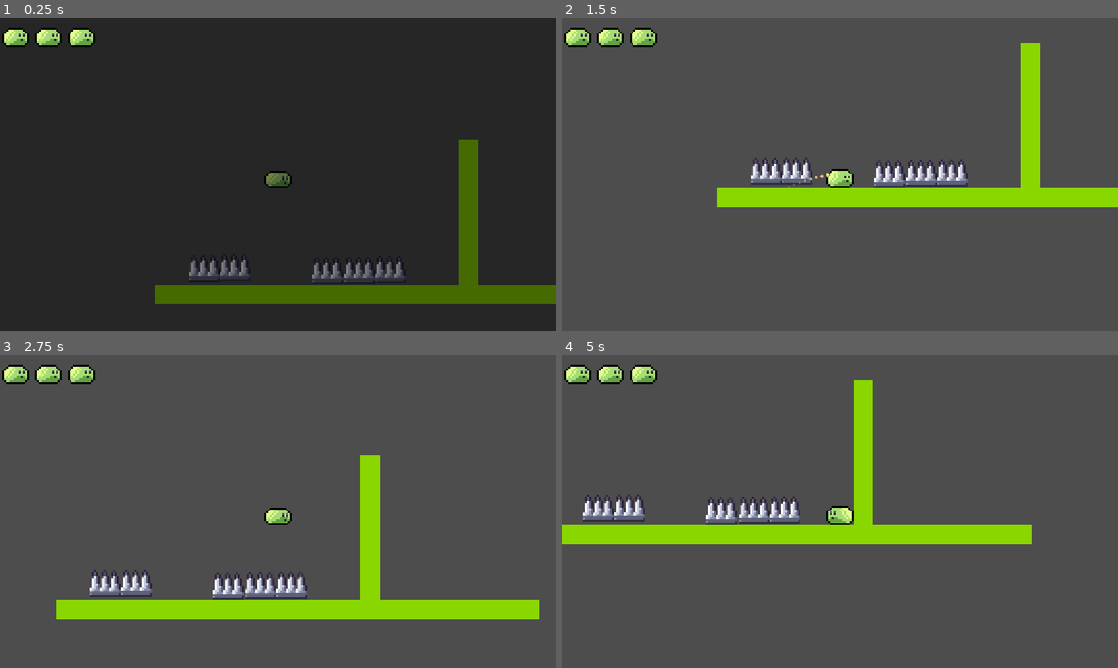
Above: before the commit, frames 1-4 (two rows, left to right).
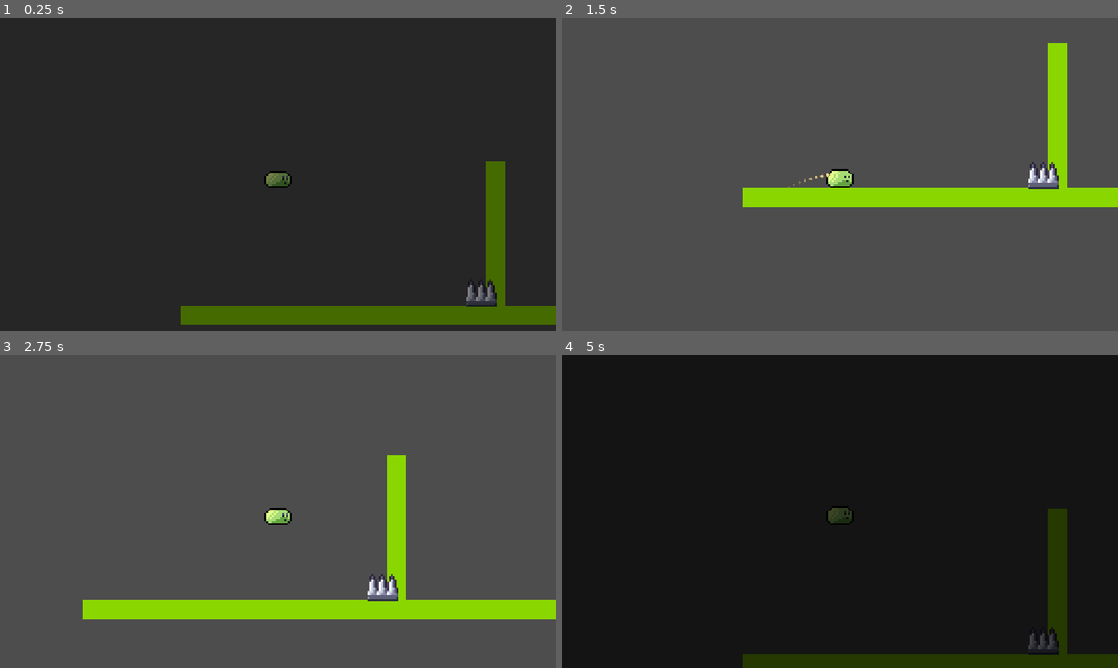
Above: after the commit, the same moments.

Repository: Trash-and-Co/bounce-back
Game: Godot game, scene res://scenes/voitkevicstestlevel.tscn
Same seed, same stepped clock (60 frames per second), same inputs: the game is played once before the commit and once after it. Before the commit the project starts from res://scenes/testScenes/voitkevicstestlevel.tscn.
Inputs (mouse positions are in pixels of both pictures, inside the frame that each line leads up to):
- Up to frame 1 (0.25 s): no input
- Up to frame 2 (1.5 s): move the mouse to (962, 158) at 0.52 s; click (962, 158) at 0.67 s; drag from (728, 190) to (951, 174) at 1.27 s
- Up to frame 3 (2.75 s): move the mouse to (333, 442) at 2.02 s; click (333, 442) at 2.17 s
- Up to frame 4 (5 s): drag from (812, 574) to (662, 586) at 2.77 s; move the mouse to (1006, 558) at 3.52 s; click (1006, 558) at 3.67 s; drag from (673, 464) to (600, 511) at 4.27 s

The runs differ from the first frame. In frame 1, 13% of the frame differs, in the area x 0-100%, y 3-98%; in frame 2, 6.2%; in frame 3, 6.5%; in frame 4, 100%, in the area x 0-100%, y 0-100%.

Commit message:
improve impaled slime animation, improve bg viewability

Diff:
--- a/enemies/spike/onTouch.gd
+++ b/enemies/spike/onTouch.gd
@@ -1,11 +1,11 @@
 extends Node2D
 
 const SAFE_SPOT_SCENE = preload("res://objects/bounce_pad/bounce_pad.tscn")
+const IMPALED_ASSET = preload("res://enemies/spike/spikes_impaled.png")
 const MAX_OCCUPIED_SPIKES: int = 3
 const IMPACT_TIME: float = 0.14
 const HOLD_TIME: float = 1.0
 const SAFE_SPOT_OFFSET: float = 8.0
-const SQUASHED_SPRITE_OFFSET: float = -14.0
 
 @onready var spike_sprite: Sprite2D = $Sprite2D
 @onready var hitbox: CollisionShape2D = $Area2D/CollisionShape2D
@@ -37,8 +37,6 @@
 	var sprite: AnimatedSprite2D = player.get_node("AnimatedSprite2D")
 	var original_scale := sprite.scale
 	var pad_position := _safe_spot_position()
-	var impact_position := pad_position + Vector2(0.0, SQUASHED_SPRITE_OFFSET)
-	impact_position -= sprite.global_position - player.global_position
 
 	player.velocity = Vector2.ZERO
 	sprite.flip_h = false
@@ -49,9 +47,13 @@
 
 	var squash := create_tween().set_parallel()
 	squash.set_trans(Tween.TRANS_QUAD).set_ease(Tween.EASE_OUT)
-	squash.tween_property(player, "global_position", impact_position, IMPACT_TIME)
 	squash.tween_property(sprite, "scale", Vector2(5.0, 2.0), IMPACT_TIME)
+
+	spike_sprite.texture = IMPALED_ASSET
+
 	await squash.finished
+	sprite.hide()
+
 	await get_tree().create_timer(HOLD_TIME, false).timeout
 
 	if not is_instance_valid(player) or get_tree().current_scene != level:
@@ -64,22 +66,26 @@
 
 	converted = true
 	$Area2D.set_deferred("monitoring", false)
-	spike_sprite.modulate = Color(0.35, 0.4, 0.45, 1.0)
 
+	# Keep the safe spot's collision, but hide its visuals.
 	var safe_spot := SAFE_SPOT_SCENE.instantiate() as StaticBody2D
+	safe_spot.hide()
 	level.add_child(safe_spot)
 	safe_spot.global_position = pad_position
 
 	level.set_meta("occupied_spikes", occupied + 1)
 	get_tree().call_group("life_counter", "update_lives", occupied + 1)
+
 	sprite.scale = original_scale
 	checkpoint.call("toCheckpoint", player)
+	sprite.show()
 	player.set_physics_process(true)
 
 
 func _safe_spot_position() -> Vector2:
 	var hazard_top := hitbox.global_position.y
 	var rectangle := hitbox.shape as RectangleShape2D
+
 	if rectangle:
 		hazard_top -= rectangle.size.y * absf(hitbox.global_scale.y) * 0.5
 
--- a/scenes/testScenes/lacis_testlevel.tscn
+++ b/scenes/testScenes/lacis_testlevel.tscn
@@ -13,7 +13,7 @@
 [sub_resource type="RectangleShape2D" id="RectangleShape2D_jwv3a"]
 size = Vector2(40, 300)
 
-[node name="main" type="Node2D" unique_id=599523800]
+[node name="main2" type="Node2D" unique_id=599523800]
 
 [node name="Player" parent="." unique_id=2115439458 instance=ExtResource("1_fll2l")]
 position = Vector2(200, 200)
Binary file changed: assets/SlimePlatformerAssets/Backgrounds/Dungeon_brick_wall_blue.png.png
Binary file added: enemies/spike/spikes_impaled.png
Not shown, added: enemies/spike/spikes_impaled.png.import
Not shown: 1 places in scenes/testScenes/voitkevicstestlevel.tscn that only renumber resources
